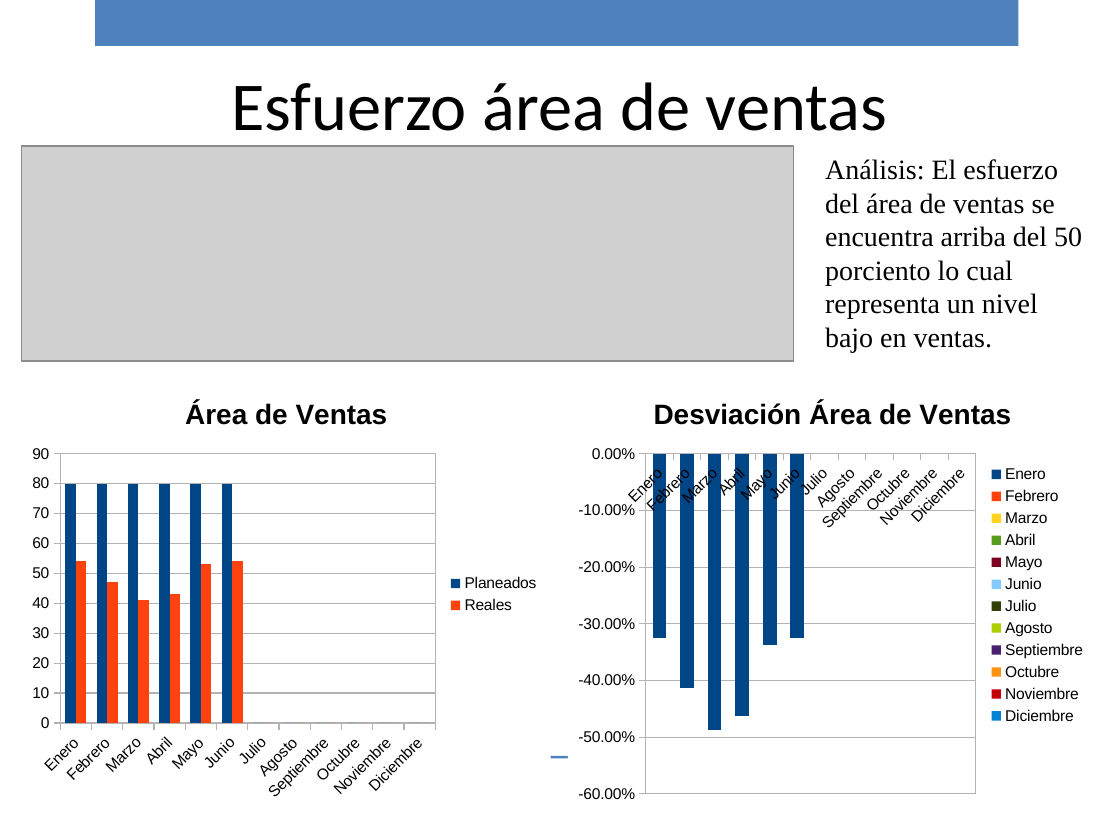
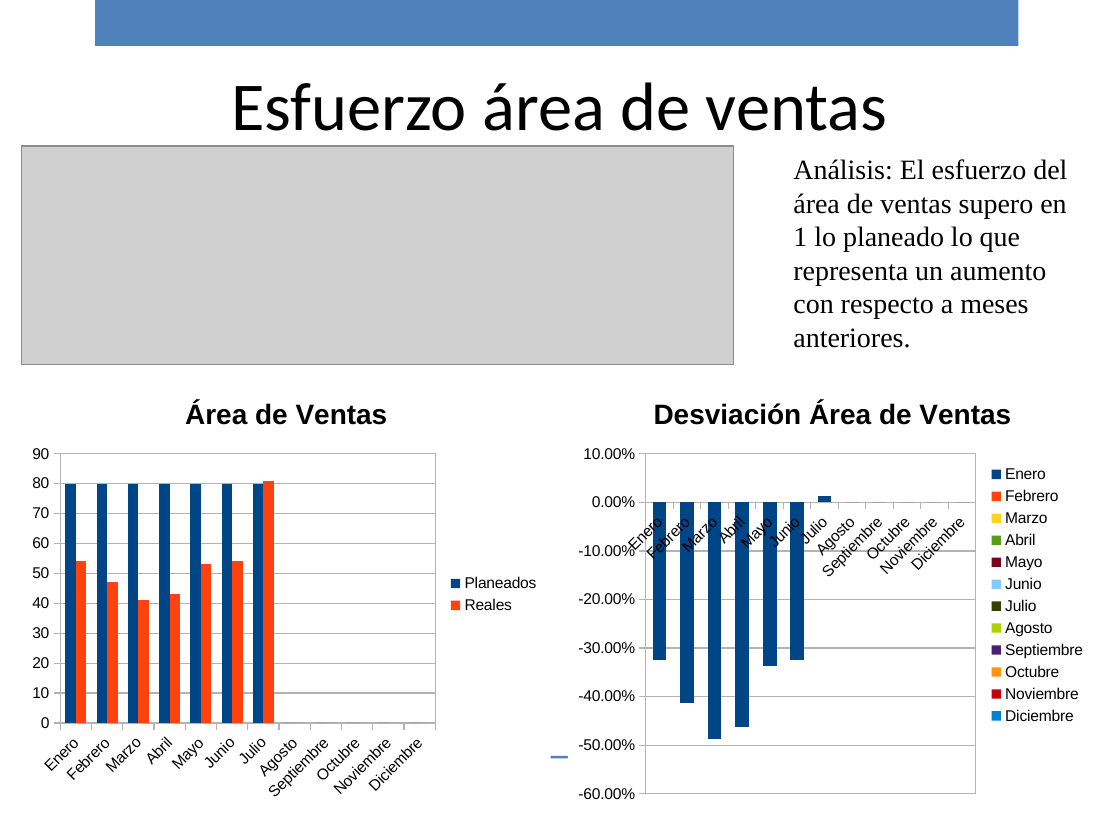
Before and after one commit to ricardo-novelasos/SOSQTP, a slide deck: slide 6 of Proyectos/2016/Métricas y monitoreo/Reporte_monitoreo_2016.pptx. Drawn at 1120x840 pixels with LibreOffice and Linux fonts; fonts in the diff are those of the drawing; grey boxes stand for pictures; background and template pictures are left out. Boxes give left, top, right and bottom in pixels: in the first picture for what was removed or moved away, otherwise in the second. Text is boxed around its words. In the diff, an @@ line names an element or a change of style, - is before the commit and + after.

Commit message:
Revision del mes de julio

```diff
--- a/Proyectos/2016/Métricas y monitoreo/Reporte_monitoreo_2016.pptx
+++ b/Proyectos/2016/Métricas y monitoreo/Reporte_monitoreo_2016.pptx
@@ picture: place and size @@
-picture at <box>21,146,793,361</box>
+picture at <box>21,146,734,364</box>
@@ text at <box>793,159,1067,348</box>: text changed @@
-Análisis: El esfuerzo del área de ventas se encuentra arriba del 50 porciento lo cual representa un nivel bajo en ventas.
+Análisis: El esfuerzo del área de ventas supero en 1 lo planeado lo que representa un aumento con respecto a meses anteriores.
@@ column chart at <box>21,379,550,810</box> @@
@@ Planeados, Julio: - to 80 @@
@@ Reales, Julio: - to 81 @@
@@ column chart at <box>568,379,1098,811</box> @@
@@ Desviación, Julio: 0 to 0.01 @@
```
Also in this commit, not shown: 19 other slides changed, 3 other files.
